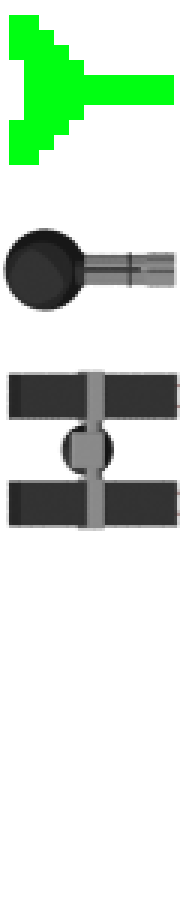
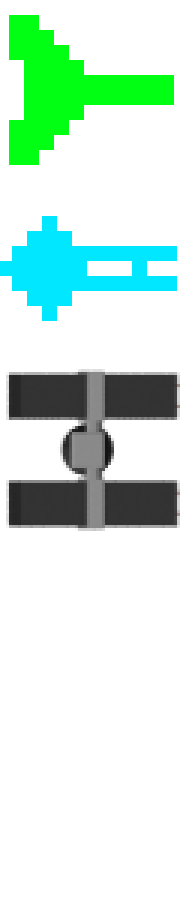
Layers edited between the first and the second w=180, h=900 image:
added layer "Layer 34" above "Layer 19" over [0, 216, 177, 321]
hid "littlefingerGame" over [3, 228, 177, 312]
